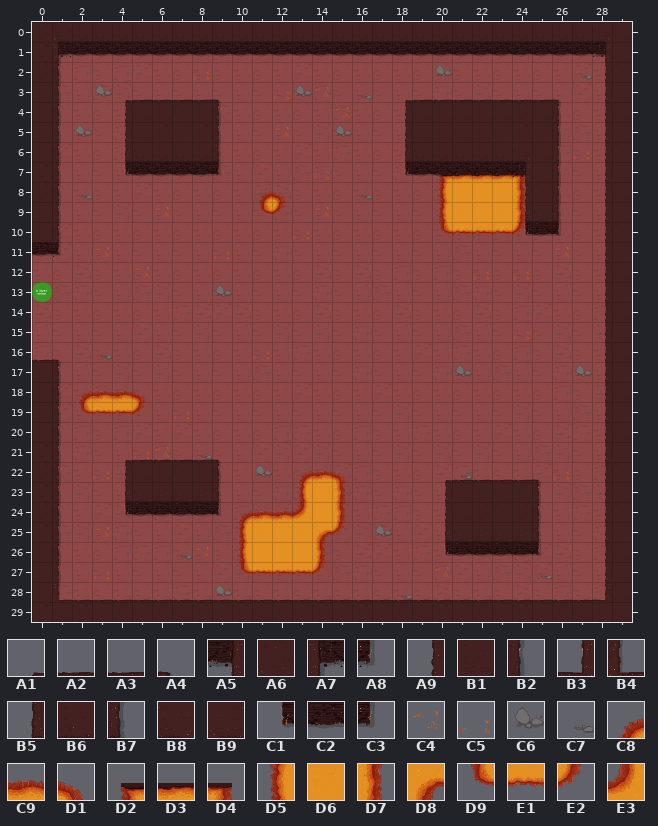
A Tiled map gets an edit: assets/tilemaps/level1BossRoom.tmx. Above is the file before it was changed.
Cells are 64x64 px. Shown: x 0..29, y 0..29.
Key: from "tiles 1": A1 0, A2 1, A3 2, A4 3, A5 8, A6 9, A7 10, A8 11, A9 16, B1 17, B2 18, B3 19, B4 20, B5 24, B6 25, B7 26, B8 27, B9 28, C1 32, C2 33, C3 34, C4 35, C5 36, C6 43, C7 44, C8 48, C9 49, D1 50, D2 51, D3 52, D4 53, D5 56, D6 57, D7 58, D8 62, D9 64, E1 65, E2 66, E3 71.
__ is an empty cell.
Layers that did not change in this view are not listed.
Layer "1" before, first column x 0:
 0 A6 B9 B6 B6 B6 B6 B6 B6 B6 B6 B6 B6 B6 B6 B6 B6 B6 B6 B6 B6 B6 B6 B6 B6 B6 B6 B6 B6 B8 B1
 1 A6 A7 C2 C2 C2 C2 C2 C2 C2 C2 C2 C2 C2 C2 C2 C2 C2 C2 C2 C2 C2 C2 C2 C2 C2 C2 C2 C2 A5 A6
 2 A6 B2 __ __ __ __ __ __ __ __ __ __ __ __ __ __ __ __ __ __ __ __ __ __ __ __ __ __ A9 A6
 3 B1 B2 __ __ A1 A3 A2 A3 A3 A4 __ __ __ __ __ __ __ __ A1 A3 A3 A3 A3 A2 A3 A3 A4 __ A9 B1
 4 B1 B2 __ __ A9 B1 B1 A6 B1 B2 __ __ __ __ __ __ __ __ A9 B1 B1 B1 B1 B1 A6 B1 B2 __ A9 B1
 5 B1 B2 __ __ A9 B1 A6 A6 A6 B2 __ __ __ __ __ __ __ __ A9 B1 B1 B1 B1 A6 A6 A6 B2 __ A9 A6
 6 B1 B2 __ __ B5 B6 B6 B6 B6 B7 __ __ __ __ __ __ __ __ B5 B6 B6 B6 B6 B6 B8 B1 B2 __ A9 A6
 7 A6 B2 __ __ C1 C2 C2 C2 C2 C3 __ __ __ __ __ __ __ __ C1 C2 D2 D3 D3 D3 D4 A6 B2 __ A9 B1
 8 A6 B2 __ __ __ __ __ __ __ __ __ C8 D1 __ __ __ __ __ __ __ D5 D6 D6 D6 D7 A6 B2 __ A9 B1
 9 B1 B2 __ __ __ __ __ __ __ __ __ D9 E2 __ __ __ __ __ __ __ D5 D6 D6 D6 D7 B6 B7 __ A9 A6
10 B1 B2 __ __ __ __ __ __ __ __ __ __ __ __ __ __ __ __ __ __ D9 E1 E1 E1 E2 C2 C3 __ A9 A6
11 C2 A8 __ __ __ __ __ __ __ __ __ __ __ __ __ __ __ __ __ __ __ __ __ __ __ __ __ __ A9 A6
12 __ __ __ __ __ __ __ __ __ __ __ __ __ __ __ __ __ __ __ __ __ __ __ __ __ __ __ __ A9 B1
13 __ __ __ __ __ __ __ __ __ __ __ __ __ __ __ __ __ __ __ __ __ __ __ __ __ __ __ __ A9 A6
14 __ __ __ __ __ __ __ __ __ __ __ __ __ __ __ __ __ __ __ __ __ __ __ __ __ __ __ __ A9 B1
15 __ __ __ __ __ __ __ __ __ __ __ __ __ __ __ __ __ __ __ __ __ __ __ __ __ __ __ __ A9 B1
16 A2 A4 __ __ __ __ __ __ __ __ __ __ __ __ __ __ __ __ __ __ __ __ __ __ __ __ __ __ A9 B1
17 B1 B2 __ __ __ __ __ __ __ __ __ __ __ __ __ __ __ __ __ __ __ __ __ __ __ __ __ __ A9 A6
18 B1 B2 C8 C9 C9 D1 __ __ __ __ __ __ __ __ __ __ __ __ __ __ __ __ __ __ __ __ __ __ A9 B1
19 B1 B2 D9 E1 E1 E2 __ __ __ __ __ __ __ __ __ __ __ __ __ __ __ __ __ __ __ __ __ __ A9 A6
20 B1 B2 __ __ __ __ __ __ __ __ __ __ __ __ __ __ __ __ __ __ __ __ __ __ __ __ __ __ A9 B1
21 A6 B2 __ __ A1 A3 A2 A3 A3 A4 __ __ __ __ __ __ __ __ __ __ __ __ __ __ __ __ __ __ A9 B1
22 A6 B2 __ __ A9 B1 B1 A6 B1 B2 __ __ __ C8 C9 D1 __ __ __ __ A1 A3 A2 A3 A3 A4 __ __ A9 A6
23 A6 B2 __ __ B5 B6 B6 B6 B6 B7 __ __ __ D5 D6 D7 __ __ __ __ A9 B1 B1 A6 B1 B2 __ __ A9 A6
24 A6 B2 __ __ C1 C2 C2 C2 C2 C3 C8 C9 C9 E3 D6 D7 __ __ __ __ A9 B1 A6 A6 A6 B2 __ __ A9 A6
25 A6 B2 __ __ __ __ __ __ __ __ D5 D6 D6 D6 D8 E2 __ __ __ __ B5 B6 B6 B6 B6 B7 __ __ A9 A6
26 B1 B2 __ __ __ __ __ __ __ __ D5 D6 D6 D6 D7 __ __ __ __ __ C1 C2 C2 C2 C2 C3 __ __ A9 B1
27 B1 B2 __ __ __ __ __ __ __ __ D9 E1 E1 E1 E2 __ __ __ __ __ __ __ __ __ __ __ __ __ A9 B1
28 B1 B4 A2 A3 A3 A2 A3 A2 A3 A2 A3 A3 A2 A2 A3 A2 A2 A2 A3 A2 A2 A2 A3 A3 A2 A3 A3 A2 B3 B1
29 A6 B1 A6 A6 B1 A6 B1 B1 A6 A6 A6 B1 B1 A6 A6 A6 A6 A6 B1 B1 A6 A6 B1 A6 A6 A6 B1 B1 A6 B1
Layer "2" before, first column x 0:
 0 __ __ __ __ __ __ __ __ __ __ __ __ __ __ __ __ __ __ __ __ __ __ __ __ __ __ __ __ __ __
 1 __ __ __ __ __ __ __ __ __ __ __ __ __ __ __ __ __ __ __ __ __ __ __ __ __ __ __ __ __ __
 2 __ __ __ __ __ __ __ __ C5 __ __ __ __ __ __ __ __ __ __ __ C6 __ __ __ __ __ __ C7 __ __
 3 __ __ __ C6 __ __ __ __ __ __ __ __ C5 C6 C4 __ C7 __ __ __ __ __ __ __ __ __ __ __ __ __
 4 __ __ __ __ __ __ __ __ __ __ __ __ __ __ __ C4 __ __ __ __ __ __ __ __ __ __ __ __ __ __
 5 __ __ C6 __ __ __ __ __ __ __ __ __ C4 __ __ C6 __ __ __ __ __ __ __ __ __ __ __ __ __ __
 6 __ __ __ __ __ __ __ __ __ __ __ __ __ __ __ __ __ __ __ __ __ __ __ __ __ __ __ C5 __ __
 7 __ __ __ __ __ __ __ __ __ __ __ __ __ __ C5 __ __ __ __ __ C2 C2 C2 C2 A5 __ __ __ __ __
 8 __ __ C7 __ __ __ __ __ __ __ __ __ __ __ __ __ C7 __ __ __ __ __ __ __ A9 __ __ __ __ __
 9 __ __ __ __ __ __ C4 __ __ __ __ __ __ __ C4 __ __ __ __ __ __ __ __ __ B5 __ __ __ __ __
10 __ __ __ __ __ __ __ __ __ __ __ __ __ C5 __ __ __ __ __ __ __ __ __ __ C1 __ __ __ __ __
11 __ __ __ C4 __ __ __ __ __ C5 __ __ __ __ __ __ __ __ __ __ __ __ __ __ __ __ C4 __ __ __
12 __ __ __ __ __ C4 __ __ __ __ __ __ __ __ __ __ __ __ __ __ __ __ C5 __ C5 __ __ __ __ __
13 __ __ __ __ __ __ __ __ __ C6 __ __ __ __ __ __ __ __ __ __ __ __ __ __ __ __ __ __ __ __
14 __ __ __ __ __ __ __ __ __ __ __ __ __ __ __ __ __ __ __ __ __ __ __ __ __ __ __ __ __ __
15 __ __ __ __ __ __ __ __ __ __ __ __ __ __ __ __ __ __ __ __ __ __ __ __ C5 __ __ __ __ __
16 __ __ __ C7 __ __ __ __ __ __ __ C5 __ __ __ __ __ __ __ __ __ __ __ __ __ __ __ __ __ __
17 __ __ __ __ __ __ __ __ __ __ __ __ __ __ __ __ __ __ __ __ __ C6 __ __ __ __ __ C6 __ __
18 __ __ __ __ __ __ __ __ __ __ __ __ __ __ __ __ __ __ __ __ __ __ __ __ __ __ __ __ __ __
19 __ __ __ __ __ __ __ C5 __ __ __ __ __ __ __ __ __ __ __ __ __ __ __ __ __ __ __ __ __ __
20 __ __ __ __ __ __ __ __ __ __ __ __ __ __ __ __ __ __ __ __ __ __ __ __ __ __ __ __ __ __
21 __ __ __ __ __ C5 C4 __ C7 __ __ __ __ __ __ __ __ __ __ __ __ __ __ __ __ __ __ __ __ __
22 __ __ __ C5 __ __ __ __ __ __ __ C6 __ __ __ __ __ __ __ __ __ C7 __ __ __ __ C5 __ __ __
23 __ __ __ __ __ __ __ __ __ __ __ __ __ __ __ __ __ __ __ __ __ __ __ __ __ __ __ __ __ __
24 __ __ __ __ __ __ __ __ __ __ __ __ __ __ __ __ __ __ __ __ __ __ __ __ __ __ __ __ __ __
25 __ __ __ C4 __ __ __ __ __ __ __ __ __ __ __ __ __ C6 __ __ __ __ __ __ __ __ __ __ __ __
26 __ __ __ __ __ __ __ C7 C4 __ __ __ __ __ __ __ __ __ __ __ __ __ __ __ __ __ __ __ __ __
27 __ __ __ C5 __ __ __ __ __ __ __ __ __ __ __ __ __ __ __ __ C4 __ __ __ __ C7 __ __ __ __
28 __ __ __ __ __ __ __ __ __ C6 __ __ __ __ __ __ __ __ C7 __ __ __ __ __ __ __ __ __ __ __
29 __ __ __ __ __ __ __ __ __ __ __ __ __ __ __ __ __ __ __ __ __ __ __ __ __ __ __ __ __ __
Now the later version:
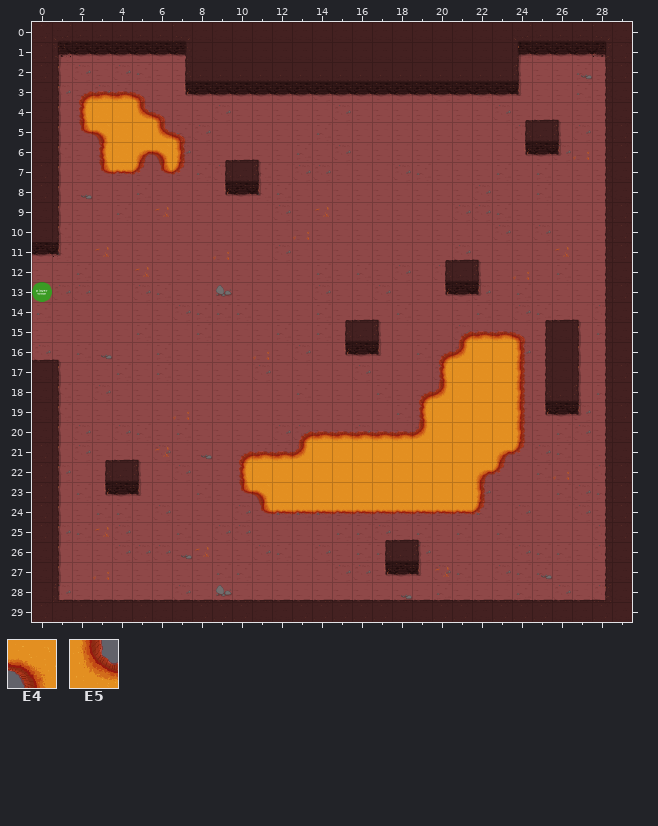
Further tiles: from "tiles 1": E4 63, E5 70.
Commit: boss fight partially working
Edits made:
Changed rows in their new state; .. is an unchanged cell.
Layer "1":
first column x 4:
 3 __ __ __ __ __ __ .. .. .. .. .. .. .. .. __ __ __ __ __ __ __ __ __
 4 __ __ __ __ __ __ .. .. .. .. .. .. .. .. __ __ __ __ __ __ __ __ __
 5 __ __ __ __ __ __ .. .. .. .. .. .. .. .. __ __ __ __ __ __ __ .. __
 6 __ __ __ __ __ __ .. .. .. .. .. .. .. .. __ __ __ __ __ __ __ __ __
 7 __ __ __ __ __ __ .. .. .. .. .. .. .. .. __ __ __ __ __ __ __ __ __
 8 .. .. .. .. .. .. .. __ __ .. .. .. .. .. .. .. __ __ __ __ __ __ __
 9 .. .. .. .. .. .. .. __ __ .. .. .. .. .. .. .. __ __ __ __ __ __ __
10 .. .. .. .. .. .. .. .. .. .. .. .. .. .. .. .. __ __ __ __ __ __ __
first column x 2:
18 __ __ __ __ .. .. .. .. .. .. .. .. .. .. .. .. .. .. .. .. .. .. .. ..
19 __ __ __ __ .. .. .. .. .. .. .. .. .. .. .. .. .. .. .. .. .. .. .. ..
21 .. .. __ __ __ __ __ __ .. .. .. .. .. .. .. .. .. .. .. .. .. .. .. ..
22 .. .. __ __ __ __ __ __ .. .. .. __ __ __ .. .. .. .. __ __ __ __ __ __
23 .. .. __ __ __ __ __ __ .. .. .. __ .. __ .. .. .. .. __ __ __ __ __ __
24 .. .. __ __ __ __ __ __ __ __ __ __ __ __ .. .. .. .. __ __ __ __ __ __
25 .. .. .. .. .. .. .. .. __ __ __ __ __ __ .. .. .. .. __ __ __ __ __ __
26 .. .. .. .. .. .. .. .. __ __ __ __ __ .. .. .. .. .. __ __ __ __ __ __
27 .. .. .. .. .. .. .. .. __ __ __ __ __ .. .. .. .. .. .. .. .. .. .. ..
Layer "2":
first column x 2:
 1 .. .. .. .. .. A9 B1 B1 B1 B1 B1 B1 B1 B1 B1 B1 B1 B1 B1 B1 B1 B1 B2 .. .. ..
 2 .. .. .. .. .. B5 B6 B6 B6 B6 B6 B6 B6 B6 B6 B6 B6 B6 B6 B6 B6 B6 B7 .. .. ..
 3 C8 C9 C9 D1 .. C1 C2 C2 C2 C2 C2 C2 C2 C2 C2 C2 C2 C2 C2 C2 C2 C2 C3 .. .. ..
 4 D5 D6 D6 E5 D1 .. .. .. .. .. .. .. .. __ .. .. .. .. .. .. .. .. A1 A2 A4 ..
 5 D9 E4 D6 D6 E5 D1 .. .. .. .. __ .. .. __ .. .. .. .. .. .. .. .. B5 .. B7 ..
 6 .. D5 D6 D8 E4 D7 .. A1 A2 A4 .. .. .. .. .. .. .. .. .. .. .. .. C1 C2 C3 ..
 7 .. D9 E1 E2 D9 E2 .. B5 B6 B7 .. .. __ .. .. .. .. .. __ __ __ __ __ .. .. ..
 8 .. .. .. .. .. .. .. C1 C2 C3 .. .. .. .. __ .. .. .. .. .. .. .. __ .. .. ..
 9 .. .. .. .. .. .. .. .. .. .. .. .. .. .. .. .. .. .. .. .. .. .. __ .. .. ..
10 .. .. .. .. .. .. .. .. .. .. .. .. .. .. .. .. .. .. .. .. .. .. __ .. .. ..
11 .. .. .. .. .. .. .. .. .. .. .. .. .. .. .. .. .. .. A1 A2 A4 .. .. .. .. ..
12 .. .. .. .. .. .. .. .. .. .. .. .. .. .. .. .. .. .. B5 B6 B7 .. .. .. .. ..
13 .. .. .. .. .. .. .. .. .. .. .. .. .. .. .. .. .. .. C1 C2 C3 .. .. .. .. ..
14 .. .. .. .. .. .. .. .. .. .. .. .. .. A1 A2 A4 .. .. .. .. .. .. .. A1 A2 A4
15 .. .. .. .. .. .. .. .. .. .. .. .. .. B5 B6 B7 .. .. .. C8 C9 C9 D1 A9 B1 B2
16 .. .. .. .. .. .. .. .. .. .. .. .. .. C1 C2 C3 .. .. C8 E3 D6 D6 D7 A9 B1 B2
17 .. .. .. .. .. .. .. .. .. .. .. .. .. .. .. .. .. .. D5 D6 D6 D6 D7 A9 B1 B2
18 .. .. .. .. .. .. .. .. .. .. .. .. .. .. .. .. .. C8 E3 D6 D6 D6 D7 B5 B6 B7
19 .. .. .. .. .. .. .. .. .. .. .. .. .. .. .. .. .. D5 D6 D6 D6 D6 D7 C1 C2 C3
20 .. .. .. .. .. .. .. .. .. .. .. C8 C9 C9 C9 C9 C9 E3 D6 D6 D6 D6 D7 .. .. ..
21 .. A1 A2 A4 .. .. .. .. C8 C9 C9 E3 D6 D6 D6 D6 D6 D6 D6 D6 D6 D8 E2 .. .. ..
22 .. B5 B6 B7 .. .. .. .. D5 D6 D6 D6 D6 D6 D6 D6 D6 D6 D6 D6 D8 E2 .. .. .. ..
23 .. C1 C2 C3 .. .. .. .. D9 E4 D6 D6 .. D6 D6 D6 D6 D6 D6 D6 D7 .. .. .. .. ..
24 .. .. .. .. .. .. .. .. .. D9 E1 E1 E1 E1 E1 E1 E1 E1 E1 E1 E2 .. .. .. .. ..
25 .. .. .. .. .. .. .. .. .. .. .. .. .. .. .. A1 A2 A4 .. .. .. .. .. .. .. ..
26 .. .. .. .. .. .. .. .. .. .. .. .. .. .. .. B5 B6 B7 .. .. .. .. .. .. .. ..
27 .. .. .. .. .. .. .. .. .. .. .. .. .. .. .. C1 C2 C3 .. .. .. .. .. .. .. ..
Changed places in both pictures, as pixel boxes (x1, y1, x2, y2):
changed: (76, 42, 562, 297)
changed: (79, 319, 592, 577)
